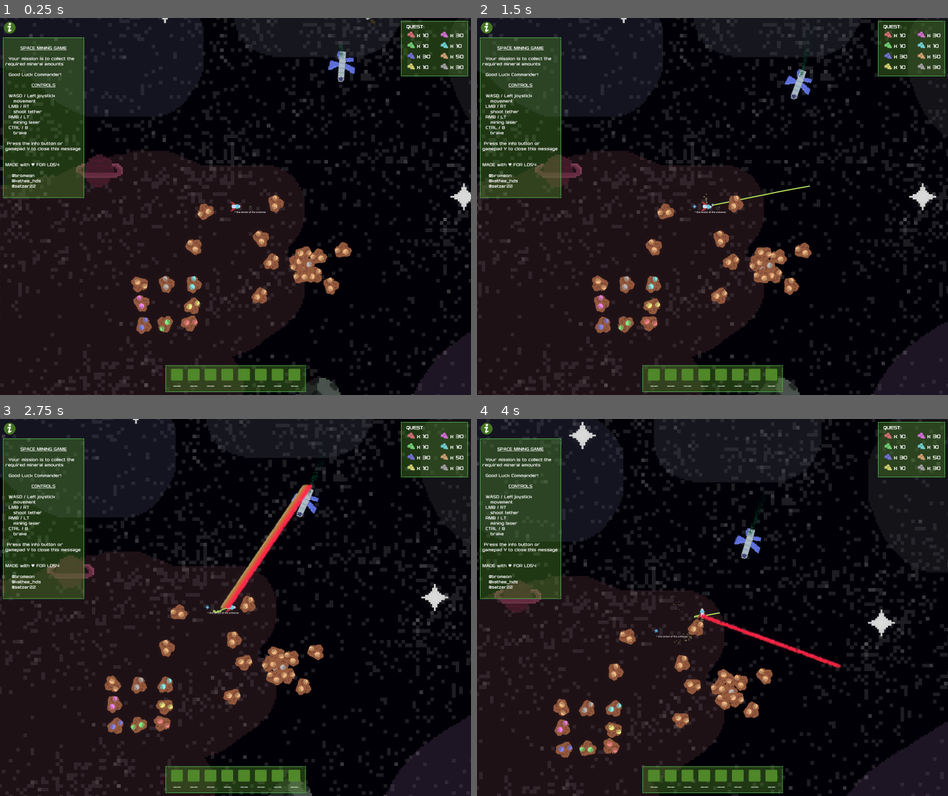
Above: before the commit, frames 1-4 (two rows, left to right).
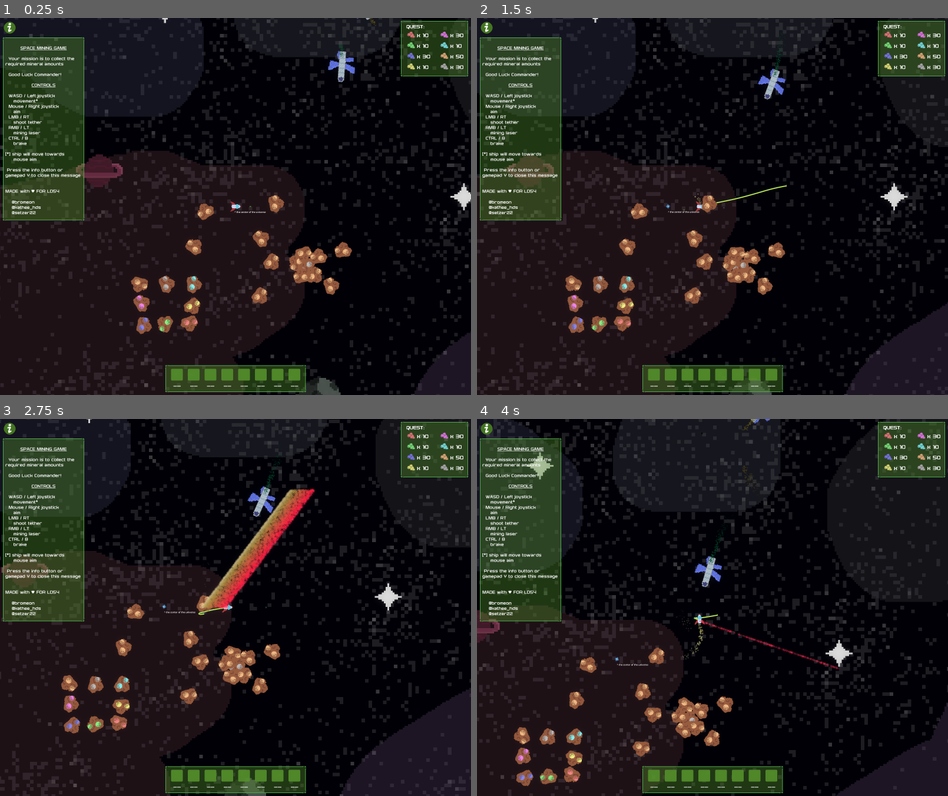
Above: after the commit, the same moments.

Repository: Bromeon/LudumDare54
Game: Godot game, scene res://Scenes/Main/Main.tscn
Same seed, same stepped clock (60 frames per second), same inputs: the game is played once before the commit and once after it. The engine's default icon, where the game draws it, is replaced by a stand-in: a white triangle on a blue panel in a dark square.
Inputs (mouse positions are in pixels of both pictures, inside the frame that each line leads up to):
- Up to frame 1 (0.25 s): no input
- Up to frame 2 (1.5 s): move the mouse to (816, 187) at 0.52 s; hold D (Right) 0.53-1.28 s; hold Right mouse button (ShootLaser) 0.53-1.28 s; click (816, 187) at 0.67 s; move the mouse to (618, 225) at 1.27 s; hold Ctrl (Brake) from 1.28 s (still down); tap Space (ShootTether) at 1.35 s; click (618, 225) at 1.42 s
- Up to frame 3 (2.75 s): move the mouse to (282, 524) at 2.02 s; release Ctrl (Brake) at 2.03 s; hold D (Right) from 2.03 s (still down); hold Right mouse button (ShootLaser) from 2.03 s (still down); click (282, 524) at 2.17 s
- Up to frame 4 (4 s): move the mouse to (688, 682) at 2.77 s; release D (Right) at 2.78 s; release Right mouse button (ShootLaser) at 2.78 s; hold W (Up) 2.78-3.53 s; tap Space (ShootTether) at 2.85 s; click (688, 682) at 2.92 s; move the mouse to (853, 664) at 3.52 s; hold A (Left) from 3.53 s (still down); hold Right mouse button (ShootLaser) from 3.53 s (still down); click (853, 664) at 3.67 s

The runs differ from the first frame. In frame 1, 2.0% of the frame differs, in the area x 0-18%, y 21-54%; in frame 2, 21%; in frame 3, 26%, in the area x 0-100%, y 0-100%; in frame 4, 24%.

Commit message:
Player ship tweaks. Still a few bugs remain

Diff:
--- a/Scenes/GameUI/GameUI.tscn
+++ b/Scenes/GameUI/GameUI.tscn
@@ -228,7 +228,7 @@
 offset_left = 8.0
 offset_top = 64.0
 offset_right = 288.0
-offset_bottom = 613.0
+offset_bottom = 689.0
 texture = ExtResource("1_v8fmv")
 patch_margin_left = 12
 patch_margin_top = 12
@@ -263,13 +263,18 @@
 [url][center]CONTROLS[/center][/url]
 
   WASD / Left joystick
-     movement
+     movement*
+  Mouse / Right joystick
+     aim
   LMB / RT
      shoot tether
   RMB / LT
      mining laser
   CTRL / B
      brake
+
+[*] ship will move towards
+     mouse aim
 
  Press the info button or gamepad Y to close this message
 
--- a/Scenes/PlayerShip/PlayerShip.gd
+++ b/Scenes/PlayerShip/PlayerShip.gd
@@ -2,7 +2,8 @@
 
 var Tether = preload("res://Scenes/PlayerShip/Tether.tscn")
 
-@export var THRUSTER_FORCE = 200
+@export var THRUSTER_FORCE = 800
+@export var MAX_VELOCITY = 300
 @export var ROTATION_SPEED = 1.0
 @export var BRAKE_FACTOR = 0.05
 @export var TETHER_SHOOT_COOLDOWN = 3.0
@@ -94,6 +95,8 @@
 
 
 	apply_force(move_dir * THRUSTER_FORCE)
+	if self.linear_velocity.length() > MAX_VELOCITY:
+		self.linear_velocity = self.linear_velocity.normalized() * MAX_VELOCITY
 
 	if Input.is_action_pressed("Brake"):
 		apply_central_impulse(-linear_velocity * BRAKE_FACTOR)
@@ -162,6 +165,7 @@
 	$AimPivot.rotation = Vector2.RIGHT.angle_to(aim_dir)
 
 func player_uses_mouse() -> bool:
+	print("USES MOUSE", last_mouse_aim >= last_controller_aim)
 	return last_mouse_aim >= last_controller_aim
 
 func shoot_tether():
@@ -212,5 +216,8 @@
 func _input(event):
 	if event is InputEventMouseMotion:
 		last_mouse_aim = Time.get_ticks_msec()
-	if event is InputEventJoypadMotion or InputEventJoypadButton:
+	if event is InputEventJoypadMotion:
+		if event.axis_value > 0.1:
+			last_controller_aim = Time.get_ticks_msec()
+	if event is InputEventMouseButton:
 		last_controller_aim = Time.get_ticks_msec()
